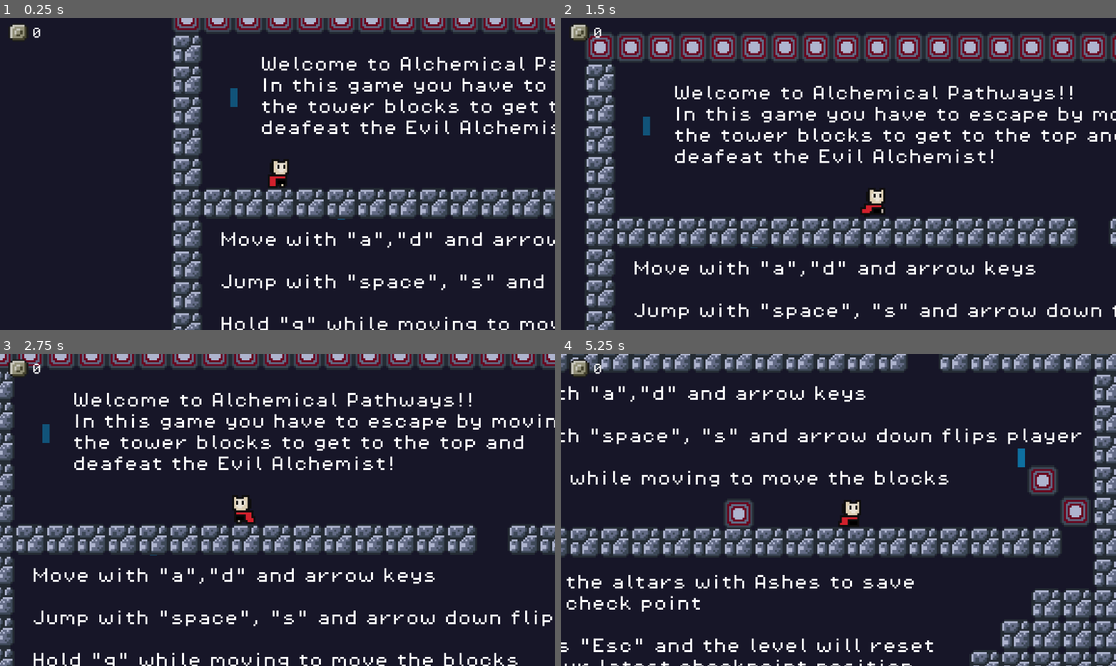
Above: before the commit, frames 1-4 (two rows, left to right).
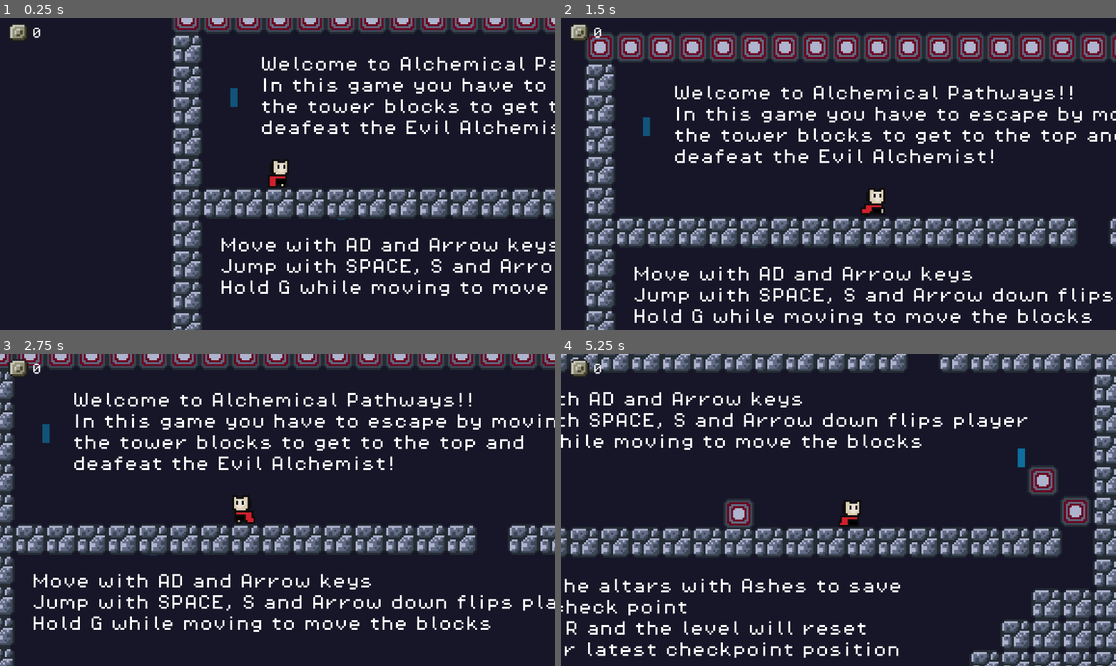
Above: after the commit, the same moments.

Repository: DiogoFSPinheiro/Godot_Games
Game: Godot game, scene res://scenes/game.tscn
Two runs of this game, one before a commit and one after it. Both use one fixed random seed, a clock stepped at 60 frames per second and the inputs below.
Inputs:
- Up to frame 1 (0.25 s): no input
- Up to frame 2 (1.5 s): tap R (reset, bound only after the commit) at 0.5, 1.25 s; hold Right (move_right) from 0.53 s (still down); tap Down (flip) at 0.6, 1.35 s; tap Space (jump) at 0.77 s
- Up to frame 3 (2.75 s): tap Space (jump) at 1.52 s; tap R (reset, bound only after the commit) at 2 s; release Right (move_right) at 2.03 s; hold Left (move_left) from 2.03 s (still down); hold Q (grab) from 2.03 s (still down); tap Down (flip) at 2.3 s
- Up to frame 4 (5.25 s): tap R (reset, bound only after the commit) at 2.75, 3.5, 4.15, 4.25 s; release Left (move_left) at 2.78 s; release Q (grab) at 2.78 s; hold Right (move_right) 2.78-4.28 s; tap Down (flip) at 2.85, 3.6, 4.55, 5.1 s; tap Space (jump) at 3.02, 3.77, 4.52 s; hold Left (move_left) 4.28-5.03 s; tap Q (grab) at 4.35 s; hold Right (move_right) from 5.03 s (still down)

The runs differ from the first frame. In frame 1, 3.7% of the frame differs, in the area x 39-100%, y 68-100%; in frame 2, 4.1%; in frame 3, 5.2%; in frame 4, 8.3%, in the area x 0-94%, y 10-100%.

Commit message:
submited

Diff:
--- a/Game/project.godot
+++ b/Game/project.godot
@@ -13,13 +13,18 @@
 config/name="Alchemical Pathways"
 run/main_scene="res://scenes/game.tscn"
 config/features=PackedStringArray("4.2", "Forward Plus")
-boot_splash/image="res://icon.png"
+boot_splash/bg_color=Color(6.61798e-08, 0.0995427, 0.176069, 1)
+boot_splash/image="res://Dawnbeast Productions.png"
 config/icon="res://icon.png"
 
 [autoload]
 
 AudioMusic="*res://scenes/audio_music.tscn"
 Global="*res://scenes/global.tscn"
+
+[display]
+
+window/size/mode=2
 
 [input]
 
@@ -48,7 +53,7 @@
 }
 reset={
 "deadzone": 0.5,
-"events": [Object(InputEventKey,"resource_local_to_scene":fa …(140 unchanged characters)… d":false,"keycode":0,"physical_keycode":4194305,"key_label":0,"unicode":0,"echo":false,"script":null)
+"events": [Object(InputEventKey,"resource_local_to_scene":fa …(140 unchanged characters)… d":false,"keycode":0,"physical_keycode":82,"key_label":0,"unicode":114,"echo":false,"script":null)
 ]
 }
 flip={
--- a/Game/scenes/game.tscn
+++ b/Game/scenes/game.tscn
@@ -28,12 +28,14 @@
 [ext_resource type="Texture2D" uid="uid://cax8gcf8bpoal" path="res://assets/sprites/talk_baloon.png" id="20_fft3q"]
 [ext_resource type="FontFile" uid="uid://cvfdoummd44mg" path="res://assets/fonts/PixelOperator8.ttf" id="21_rm75a"]
 [ext_resource type="Script" path="res://scripts/gate_3.gd" id="22_xuex5"]
+[ext_resource type="Script" path="res://scripts/savior.gd" id="23_1h41a"]
 [ext_resource type="PackedScene" uid="uid://bb1iucovpfanj" path="res://scenes/vilan.tscn" id="24_ntmi3"]
 [ext_resource type="Script" path="res://scripts/vilan_talk.gd" id="25_hhmgu"]
 [ext_resource type="PackedScene" uid="uid://bbnci28qg18p0" path="res://scenes/stone.tscn" id="26_71sc8"]
 [ext_resource type="FontFile" uid="uid://c7hfxtfpy7d0n" path="res://assets/fonts/PixelOperator8-Bold.ttf" id="27_vx3cg"]
 [ext_resource type="Script" path="res://scripts/gate_6.gd" id="28_x1dyw"]
 [ext_resource type="AudioStream" uid="uid://bk3e8l4go4bx0" path="res://assets/sounds/grab_stone.wav" id="31_nbn8s"]
+[ext_resource type="Script" path="res://scripts/world_labels.gd" id="35_pnsuh"]
 
 [sub_resource type="TileSetAtlasSource" id="TileSetAtlasSource_6nu08"]
 texture = ExtResource("1_j0nwb")
@@ -1645,6 +1647,7 @@
 sprite_frames = SubResource("SpriteFrames_n6mmi")
 autoplay = "default"
 frame_progress = 0.164281
+script = ExtResource("23_1h41a")
 
 [node name="talk" type="Control" parent="savior"]
 layout_mode = 3
@@ -1656,29 +1659,19 @@
 metadata/_edit_use_anchors_ = true
 
 [node name="Sprite2D" type="Sprite2D" parent="savior/talk"]
-position = Vector2(-141, -22)
-scale = Vector2(1.85417, 0.833333)
+position = Vector2(-156.75, -22)
+scale = Vector2(2.51042, 0.833333)
 texture = ExtResource("20_fft3q")
 
 [node name="Label" type="Label" parent="savior/talk"]
-layout_mode = 1
-anchors_preset = -1
-anchor_left = -1.985
-anchor_top = 1.871
-anchor_right = -1.985
-anchor_bottom = 1.871
-offset_left = -102.6
-offset_top = -113.84
-offset_right = -20.5998
-offset_bottom = -83.84
+layout_mode = 0
+offset_left = -209.0
+offset_top = -38.0
+offset_right = -101.0
+offset_bottom = -9.0
 theme_override_colors/font_color = Color(0, 0, 0, 1)
 theme_override_fonts/font = ExtResource("21_rm75a")
 theme_override_font_sizes/font_size = 8
-text = "Take this and
-defeat the
-Alchemist!!
-"
-metadata/_edit_use_anchors_ = true
 
 [node name="portals" type="Node2D" parent="."]
 
@@ -1750,9 +1743,10 @@
 anchors_preset = 0
 offset_right = 40.0
 offset_bottom = 40.0
+script = ExtResource("35_pnsuh")
 metadata/_edit_use_anchors_ = true
 
-[node name="Label" type="Label" parent="labels"]
+[node name="happy" type="Label" parent="labels"]
 layout_mode = 1
 anchors_preset = -1
 anchor_left = 0.15
@@ -1765,12 +1759,9 @@
 offset_bottom = -2079.0
 theme_override_fonts/font = ExtResource("27_vx3cg")
 theme_override_font_sizes/font_size = 8
-text = "Congratulations you
-escaped the tower!!
-Thank you for Playing!"
 metadata/_edit_use_anchors_ = true
 
-[node name="Label2" type="Label" parent="labels"]
+[node name="hi" type="Label" parent="labels"]
 layout_mode = 1
 anchors_preset = -1
 anchor_left = 0.625
@@ -1783,50 +1774,36 @@
 offset_bottom = -2385.0
 theme_override_fonts/font = ExtResource("21_rm75a")
 theme_override_font_sizes/font_size = 8
-text = "Welcome to Alchemical Pathways!!
-In this game you have to escape by moving
-the tower blocks to get to the top and
-deafeat the Evil Alchemist!"
 metadata/_edit_use_anchors_ = true
 
-[node name="Label3" type="Label" parent="labels"]
+[node name="turial1" type="Label" parent="labels"]
 layout_mode = 1
 anchors_preset = -1
 anchor_left = 0.175
-anchor_top = -9.875
-anchor_right = 1.05
-anchor_bottom = -9.875
+anchor_top = -9.8
+anchor_right = 1.9
+anchor_bottom = -9.8
 offset_left = 2162.0
 offset_top = -2350.0
 offset_right = 2415.0
 offset_bottom = -2295.0
 theme_override_fonts/font = ExtResource("21_rm75a")
 theme_override_font_sizes/font_size = 8
-text = "Move with \"a\",\"d\" and arrow keys
-
-Jump with \"space\", \"s\" and arrow down flips player
-
-Hold \"g\" while moving to move the blocks"
 metadata/_edit_use_anchors_ = true
 
-[node name="Label4" type="Label" parent="labels"]
+[node name="turial2" type="Label" parent="labels"]
 layout_mode = 1
 anchors_preset = -1
-anchor_left = 0.575
-anchor_top = -9.925
-anchor_right = 0.575
-anchor_bottom = -9.925
+anchor_left = 0.4
+anchor_top = -9.875
+anchor_right = 0.4
+anchor_bottom = -9.875
 offset_left = 2167.0
 offset_top = -2250.0
 offset_right = 2426.0
 offset_bottom = -2198.0
 theme_override_fonts/font = ExtResource("21_rm75a")
 theme_override_font_sizes/font_size = 8
-text = "Feed the altars with Ashes to save
-your check point
-
-Press \"Esc\" and the level will reset
-to your latest checkpoint position"
 metadata/_edit_use_anchors_ = true
 
 [node name="Label5" type="Label" parent="labels"]
@@ -1837,9 +1814,6 @@
 offset_bottom = 204.0
 theme_override_fonts/font = ExtResource("21_rm75a")
 theme_override_font_sizes/font_size = 8
-text = "Don't forget!
-If you make a mistake
-press \"Esc\""
 metadata/_edit_use_anchors_ = true
 
 [node name="Killzone" parent="." instance=ExtResource("5_oxpk6")]
--- a/Game/scripts/player.gd
+++ b/Game/scripts/player.gd
@@ -99,7 +99,10 @@
 			$steps.stop()
 
 	if Input.is_action_just_pressed("reset"):
-		Global.reset()
+		if Global.colide:
+			get_tree().quit()
+		else:
+			Global.reset()
 
 
 
--- /dev/null
+++ b/Game/scripts/savior.gd
@@ -0,0 +1,11 @@
+extends AnimatedSprite2D
+
+
+# Called when the node enters the scene tree for the first time.
+func _ready():
+	pass # Replace with function body.
+
+
+# Called every frame. 'delta' is the elapsed time since the previous frame.
+func _process(delta):
+	$talk/Label.text = "Take this and \ndefeat the \nAlchemist!!"
--- /dev/null
+++ b/Game/scripts/world_labels.gd
@@ -0,0 +1,28 @@
+extends Control
+
+
+# Called when the node enters the scene tree for the first time.
+func _ready():
+	pass # Replace with function body.
+
+
+# Called every frame. 'delta' is the elapsed time since the previous frame.
+func _process(delta):
+	$hi.text = "Welcome to Alchemical Pathways!!
+In this game you have to escape by moving
+the tower blocks to get to the top and
+deafeat the Evil Alchemist!"
+	$turial1.text = "Move with AD and Arrow keys
+Jump with SPACE, S and Arrow down flips player
+Hold G while moving to move the blocks"
+	$turial2.text = "Feed the altars with Ashes to save
+your check point
+Press R and the level will reset
+to your latest checkpoint position"
+	$Label5.text = "Don't forget!
+If you make a mistake
+press R"
+	$happy.text = "Congratulations you
+escaped the tower!!
+Thank you for Playing!
+Press R to quit."
Binary file added: Game/Dawnbeast Productions.png
Not shown, added: Game/Dawnbeast Productions.png.import
Binary file added: Game/Game/index.apple-touch-icon.png
Not shown, added: Game/Game/index.apple-touch-icon.png.import
Binary file added: Game/Game/index.icon.png
Not shown, added: Game/Game/index.icon.png.import
Binary file added: Game/Game/index.png
Not shown, added: Game/Game/index.png.import
Not shown, added: Game/export_presets.cfg
Not shown: 1 places in Game/scenes/game.tscn that only renumber resources
Not shown, added: Game/Game.zip
Not shown, added: Game/Game/index.audio.worklet.js
(and 5 more such lines)
